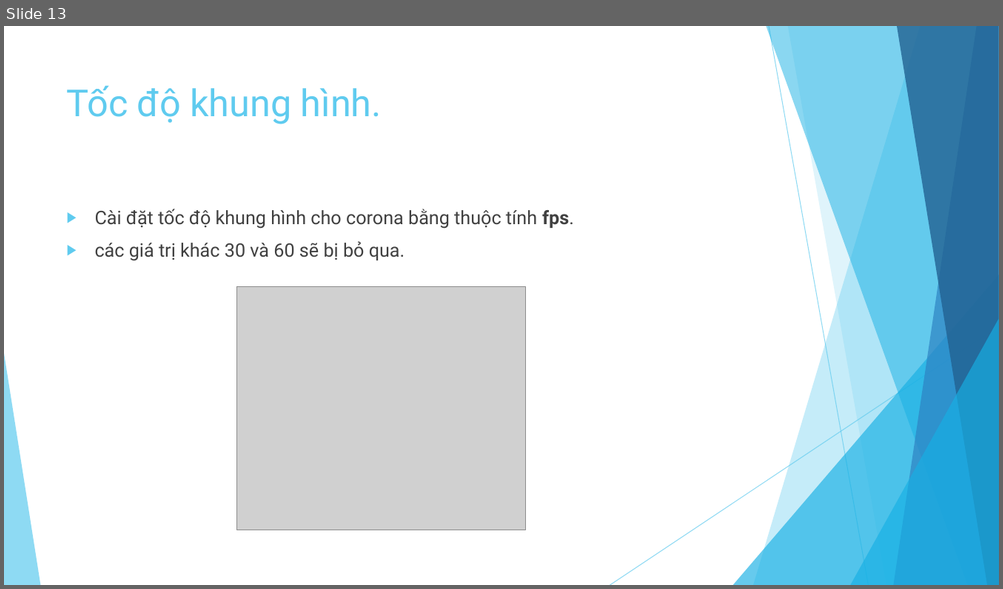
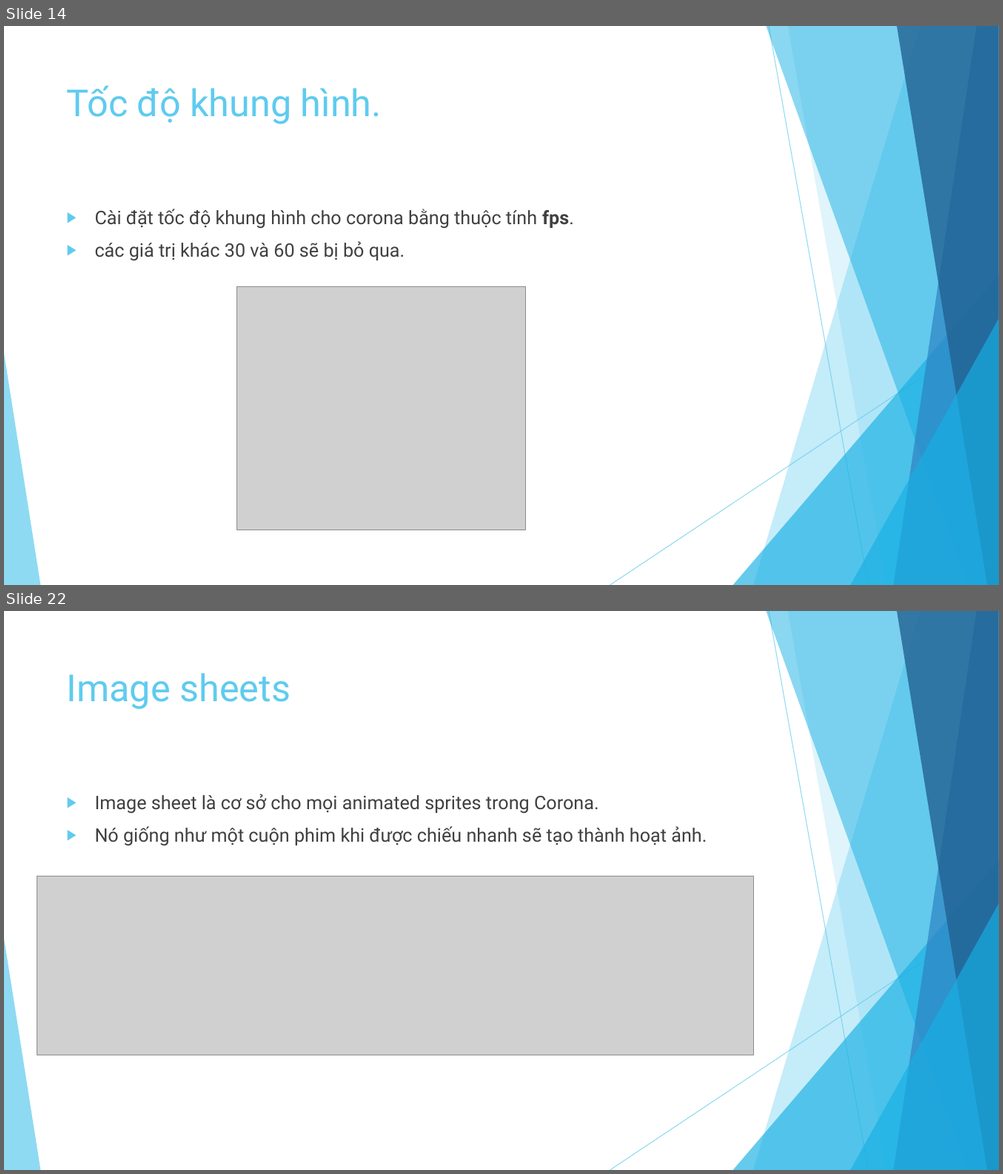
Before and after one commit to ndthanhdev/TDT-Spring-2017, a slide deck: Corona/Presentation1.pptx. Shown one above the other, each under a label of ours: slide 13 before the commit, slides 14 and 22 after it; the slides between them are not shown. The pictures are 1003x589 and 1003x1174 pixels, drawn with LibreOffice and Linux fonts; fonts in the diff are those of the drawing; grey boxes stand for pictures. Boxes give left, top, right and bottom in pixels: in the first picture for what was removed or moved away, otherwise in the second. Text is boxed around its words. In the diff, an @@ line names an element or a change of style, - is before the commit and + after.

```diff
--- a/Corona/Presentation1.pptx
+++ b/Corona/Presentation1.pptx
@@ slide 22 added at <box>4,611,999,1170</box>, background #FFFFFF; not listed: 10 template elements that a slide beside it also shows @@
@@ title added at <box>67,673,290,709</box>, 36 pt, text #5FCBEF @@
+Image sheets
@@ text added at <box>95,794,706,846</box>, 18 pt, text #404040 @@
+▶ Image sheet là cơ sở cho mọi animated sprites trong Corona.
+▶ Nó giống như một cuộn phim khi được chiếu nhanh sẽ tạo thành hoạt ảnh.
@@ picture added at <box>37,877,753,1056</box> @@
@@ what was slide 13 is now slide 14 @@
```
Also in this commit, not shown: 1 slide changed, 10 other slides added, 1 other file.
